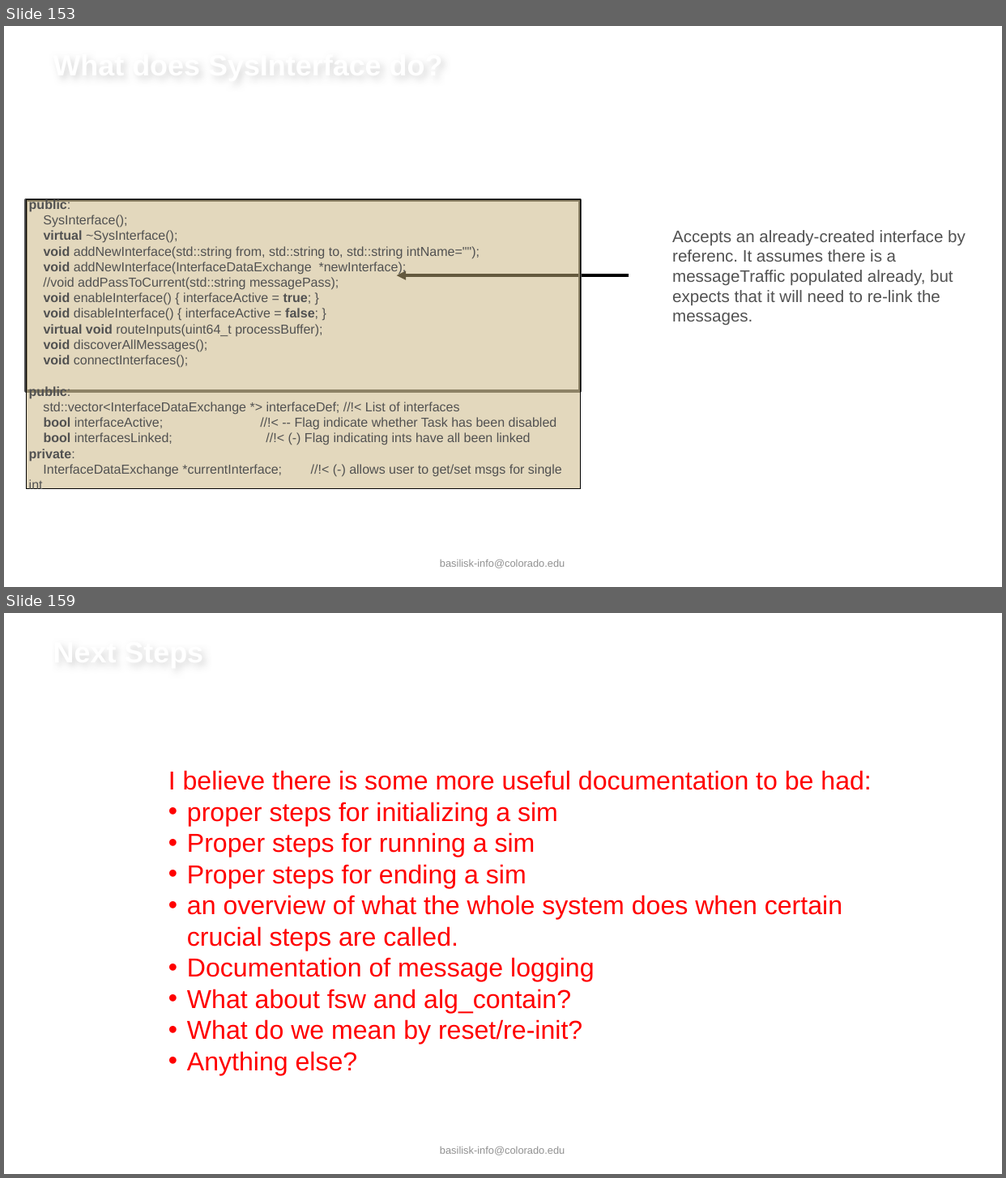
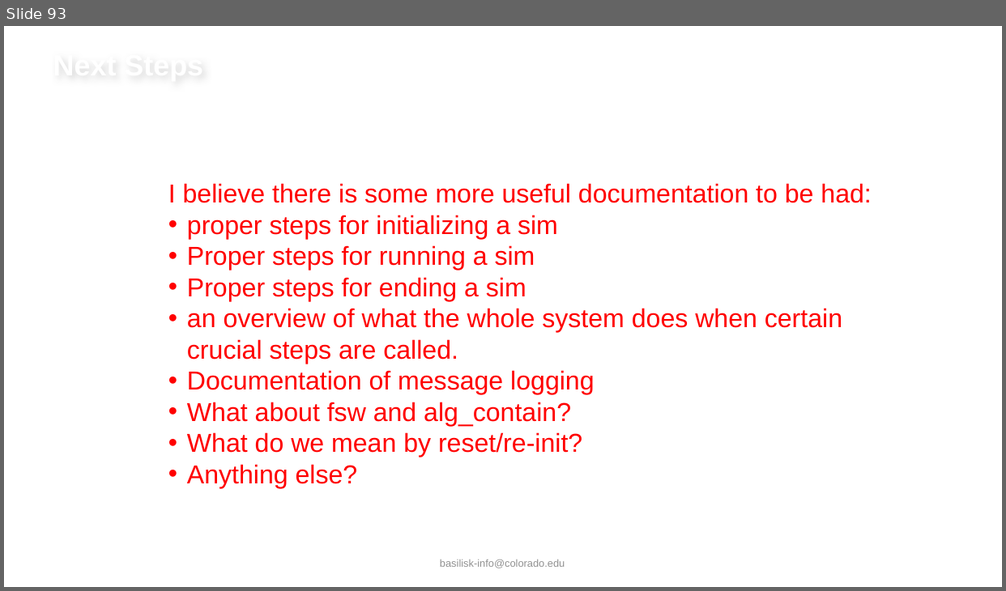
Before and after one commit to AVSLab/basilisk, a slide deck: docs/source/resources/UnderstandingBskArchitecture.pptx. Shown one above the other, each under a label of ours: slides 153 and 159 before the commit, slide 93 after it; the slides between them are not shown. The pictures are 1006x1178 and 1006x591 pixels, drawn with LibreOffice and Linux fonts; fonts in the diff are those of the drawing; background and template pictures are left out. Boxes give left, top, right and bottom in pixels: in the first picture for what was removed or moved away, otherwise in the second. Text is boxed around its words. In the diff, an @@ line names an element or a change of style, - is before the commit and + after.

```diff
--- a/docs/source/resources/UnderstandingBskArchitecture.pptx
+++ b/docs/source/resources/UnderstandingBskArchitecture.pptx
@@ slide 153 removed at (x1=4, y1=26, x2=1002, y2=587), background #FFFFFF; not listed: 1 template element that a slide beside it also shows @@
@@ title removed at (x1=50, y1=26, x2=844, y2=102) @@
-What does SysInterface do?
@@ rectangle removed at (x1=26, y1=200, x2=580, y2=391) @@
@@ rectangle removed at (x1=26, y1=200, x2=580, y2=489) @@
-public:
-SysInterface();
-virtual ~SysInterface();
-void addNewInterface(std::string from, std::string to, std::string intName="");
-void addNewInterface(InterfaceDataExchange *newInterface);
-//void addPassToCurrent(std::string messagePass);
-void enableInterface() { interfaceActive = true; }
-void disableInterface() { interfaceActive = false; }
-virtual void routeInputs(uint64_t processBuffer);
-void discoverAllMessages();
-void connectInterfaces();
-public:
-std::vector<InterfaceDataExchange *> interfaceDef; //!< List of interfaces
-bool interfaceActive; //!< -- Flag indicate whether Task has been disabled
-bool interfacesLinked; //!< (-) Flag indicating ints have all been linked
-private:
-InterfaceDataExchange *currentInterface; //!< (-) allows user to get/set msgs for single int
@@ text removed at (x1=672, y1=230, x2=965, y2=326) @@
-Accepts an already-created interface by referenc. It assumes there is a messageTraffic populated already, but expects that it will need to re-link the messages.
@@ arrow removed from (629, 275) to (397, 275) @@
@@ what was slide 159 is now slide 93 @@
```
Also in this commit, not shown: 84 slides changed, 65 other slides removed.
